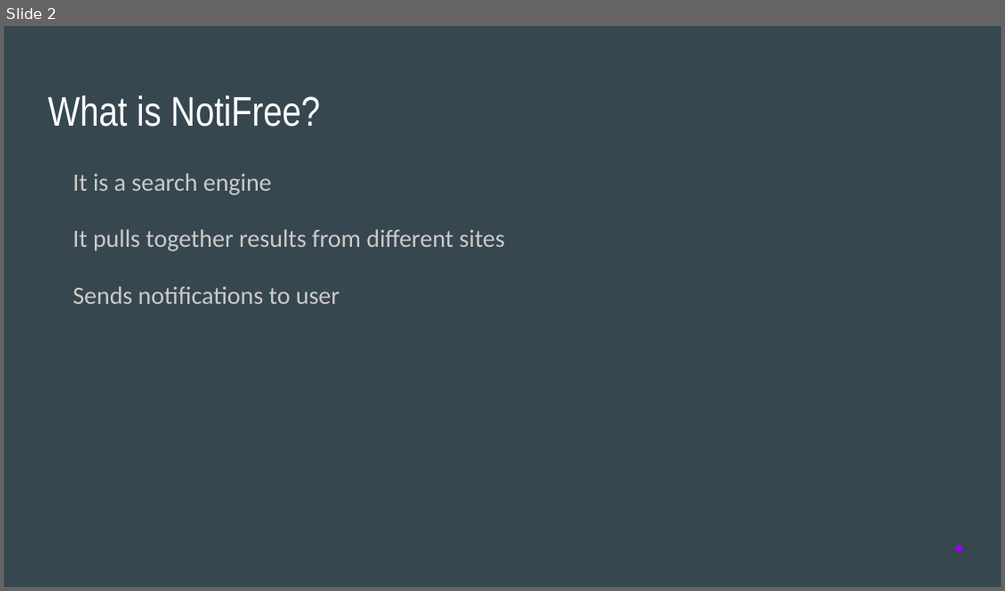
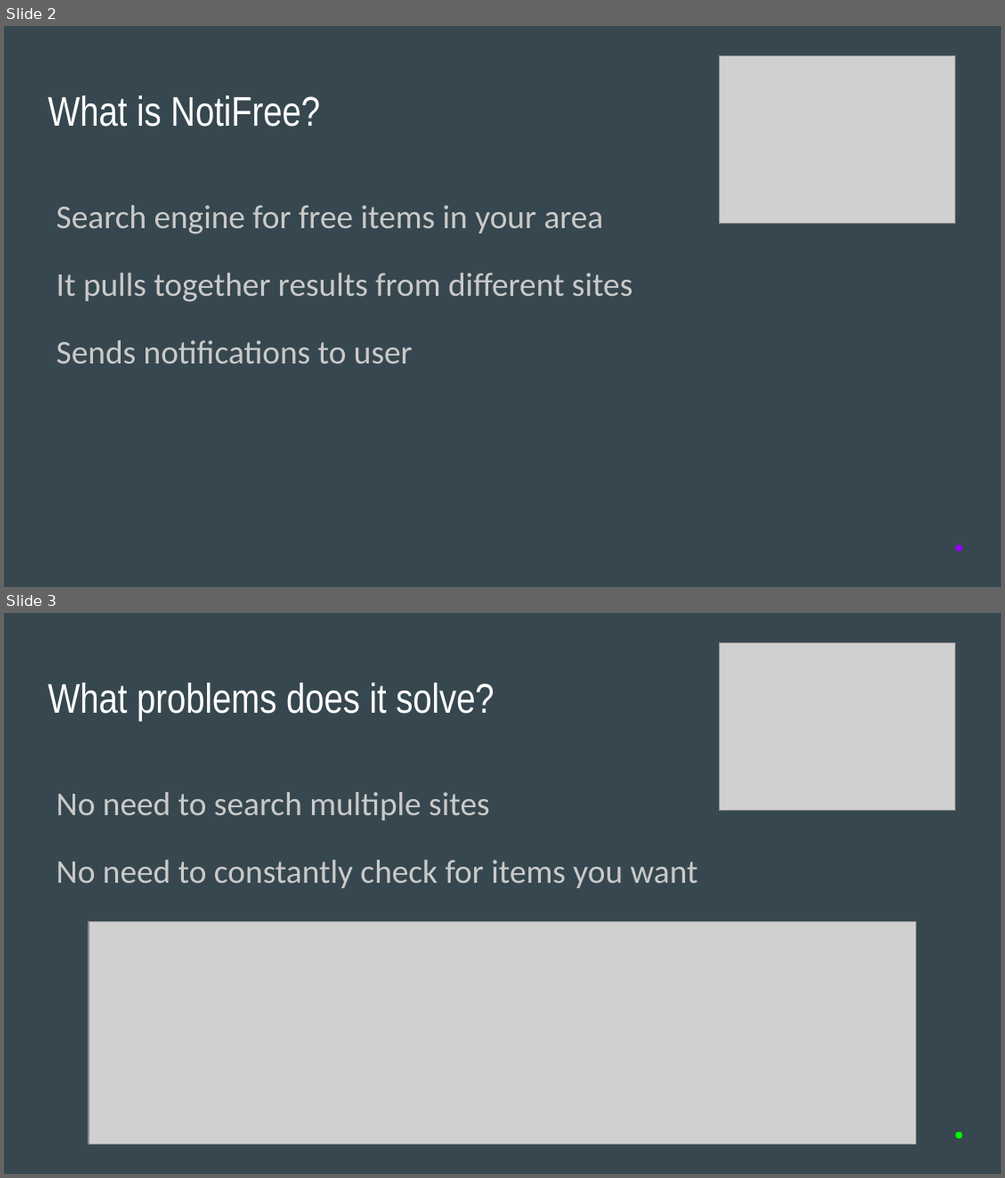
Before and after one commit to davidferguson/itemswap, a slide deck: NotiFree.pptx. Shown one above the other, each under a label of ours: slide 2 before the commit, slides 2 and 3 after it. The pictures are 1005x591 and 1005x1178 pixels, drawn with LibreOffice and Linux fonts; fonts in the diff are those of the drawing; grey boxes stand for pictures. Boxes give left, top, right and bottom in pixels: in the first picture for what was removed or moved away, otherwise in the second. Text is boxed around its words. In the diff, an @@ line names an element or a change of style, - is before the commit and + after.

```diff
--- a/NotiFree.pptx
+++ b/NotiFree.pptx
@@ slide 3 added at [4,613,1001,1174], background #37474F @@
@@ picture added at [719,643,955,811] @@
@@ title added at [48,682,494,721], 30 pt, text #FFFFFF @@
+What problems does it solve?
@@ text added at [57,792,698,888], 24 pt, text #CACACA @@
+No need to search multiple sites
+No need to constantly check for items you want
@@ picture added at [89,922,916,1144] @@
@@ ellipse added at [955,1131,962,1138], fill #00FF00 @@
@@ slide 2 changed as well @@
@@ picture added at [719,56,955,224] @@
@@ text "Search engine for free items ...": place and size @@
-text "Search engine for free items ..." at [73,173,504,304]
+text "Search engine for free items ..." at [57,205,632,363]
@@ text at [57,205,604,234]: text changed; size 18 to 24 pt @@
-It is a search engine
+Search engine for free items in your area
@@ text at [57,273,632,363]: size 18 to 24 pt in "It pulls together results from different sites", "Sends notifications to user"; indent changed @@
```
Also in this commit, not shown: 4 other slides changed, 1 other slide added, 1 slide removed.
